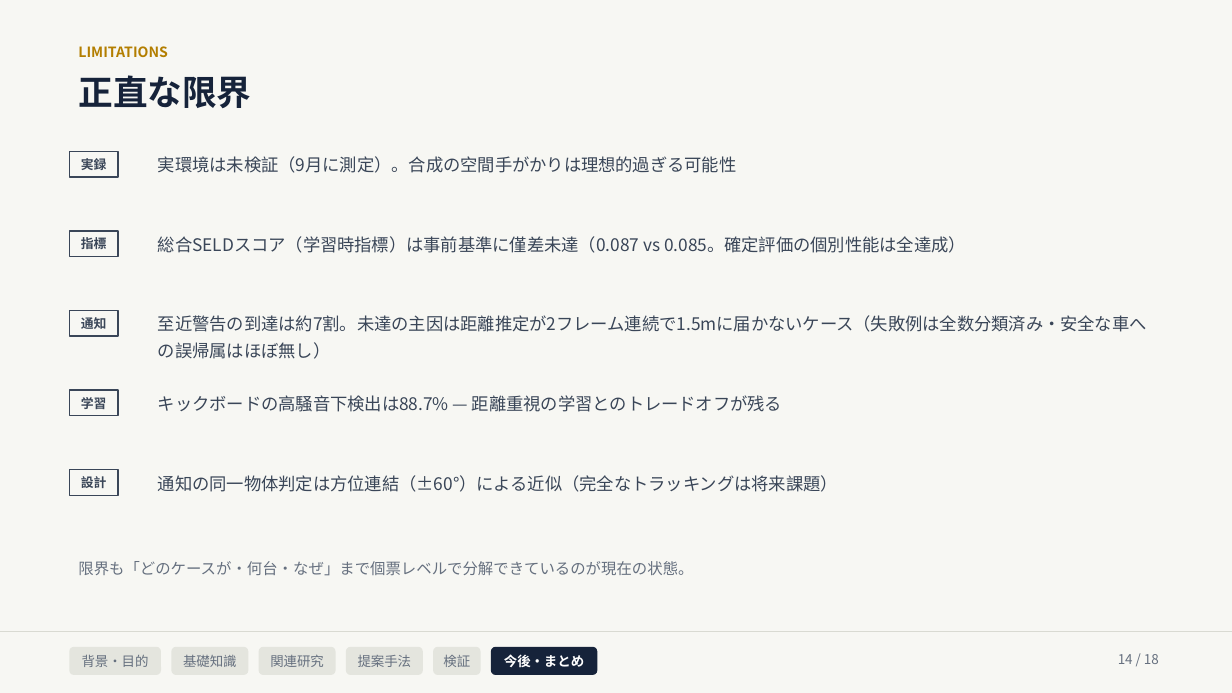
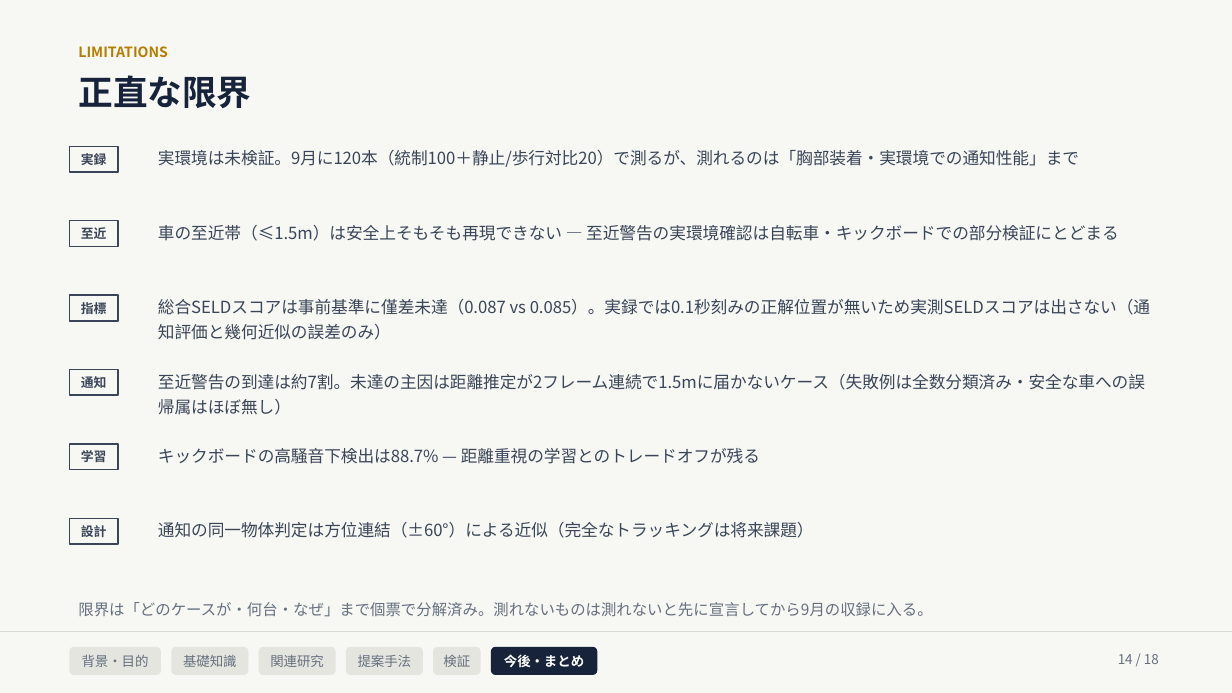
Before and after one commit to Noosdoo/outdoor-seld-sim, a slide deck: slide 14 of md/seminar/中間発表スライド_2026-08-10.pptx. Drawn at 1232x693 pixels with LibreOffice and Linux fonts; fonts in the diff are those of the drawing. Boxes give left, top, right and bottom in pixels: in the first picture for what was removed or moved away, otherwise in the second. Text is boxed around its words. In the diff, an @@ line names an element or a change of style, - is before the commit and + after.

```diff
--- a/md/seminar/中間発表スライド_2026-08-10.pptx
+++ b/md/seminar/中間発表スライド_2026-08-10.pptx
@@ rectangle "実録": place and size @@
-rectangle "実録" at (69,152,118,177)
+rectangle "実録" at (69,146,118,172)
@@ text at (158,150,1079,167): text changed; size 13.5 to 13 pt @@
-実環境は未検証（9月に測定）。合成の空間手がかりは理想的過ぎる可能性
+実環境は未検証。9月に120本（統制100＋静止/歩行対比20）で測るが、測れるのは「胸部装着・実環境での通知性能」まで
@@ rectangle added at (69,221,118,247), outline #3A4658 1.2 pt, 10 pt, text #3A4658, bold @@
+至近
@@ text added at (158,225,1119,241), 13 pt, text #3A4658 @@
+車の至近帯（≤1.5m）は安全上そもそも再現できない — 至近警告の実環境確認は自転車・キックボードでの部分検証にとどまる
@@ rectangle "指標": place and size @@
-rectangle "指標" at (69,231,118,257)
+rectangle "指標" at (69,295,118,321)
@@ text at (158,299,1150,340): text changed; size 13.5 to 13 pt @@
-総合SELDスコア（学習時指標）は事前基準に僅差未達（0.087 vs 0.085。確定評価の個別性能は全達成）
+総合SELDスコアは事前基準に僅差未達（0.087 vs 0.085）。実録では0.1秒刻みの正解位置が無いため実測SELDスコアは出さない（通知評価と幾何近似の誤差のみ）
@@ rectangle "通知": place and size @@
-rectangle "通知" at (69,311,118,336)
+rectangle "通知" at (69,370,118,396)
@@ size 13.5 to 13 pt; line spacing 1.3 to 1.25 in 3 elements at (158,522,814,538), (158,448,760,464), (158,374,1145,415) @@
@@ text "至近警告の到達は約7割。未達の主因は距離推定が2フレーム連続で1.5mに届かないケース（失敗例は全数分類済み・安全な車へ ...": place and size @@
-text "至近警告の到達は約7割。未達の主因は距離推定が2フレーム連続で1.5mに届かないケース（失敗例は全数分類済み・安全な車へ ..." at (158,315,1147,359)
+text "至近警告の到達は約7割。未達の主因は距離推定が2フレーム連続で1.5mに届かないケース（失敗例は全数分類済み・安全な車へ ..." at (158,374,1145,415)
@@ rectangle "学習": place and size @@
-rectangle "学習" at (69,390,118,416)
+rectangle "学習" at (69,445,118,470)
@@ text "キックボードの高騒音下検出は88.7% — 距離重視の学習とのトレードオフが残る": place and size @@
-text "キックボードの高騒音下検出は88.7% — 距離重視の学習とのトレードオフが残る" at (158,395,782,412)
+text "キックボードの高騒音下検出は88.7% — 距離重視の学習とのトレードオフが残る" at (158,448,760,464)
@@ rectangle "設計": place and size @@
-rectangle "設計" at (69,470,118,495)
+rectangle "設計" at (69,518,118,544)
@@ text "通知の同一物体判定は方位連結（±60°）による近似（完全なトラッキングは将来課題）": place and size @@
-text "通知の同一物体判定は方位連結（±60°）による近似（完全なトラッキングは将来課題）" at (158,475,838,492)
+text "通知の同一物体判定は方位連結（±60°）による近似（完全なトラッキングは将来課題）" at (158,522,814,538)
@@ text at (78,602,932,617): text changed @@
-限界も「どのケースが・何台・なぜ」まで個票レベルで分解できているのが現在の状態。
+限界は「どのケースが・何台・なぜ」まで個票で分解済み。測れないものは測れないと先に宣言してから9月の収録に入る。
```
Also in this commit, not shown: 2 other slides changed, 16 other files.
